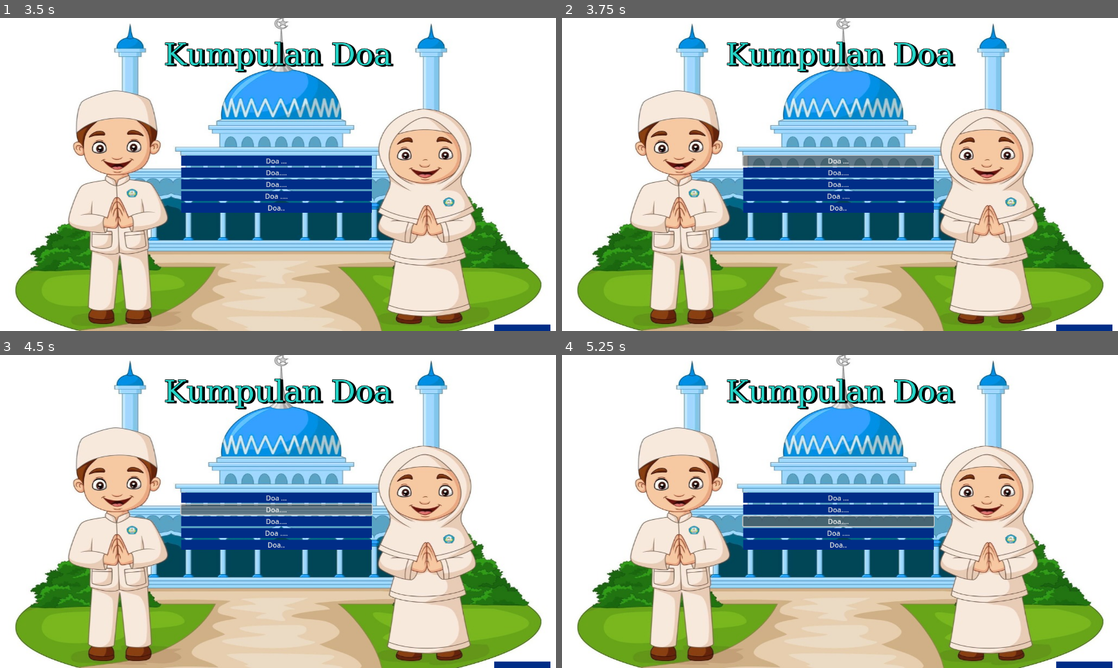
Above: before the commit, frames 1-4 (two rows, left to right).
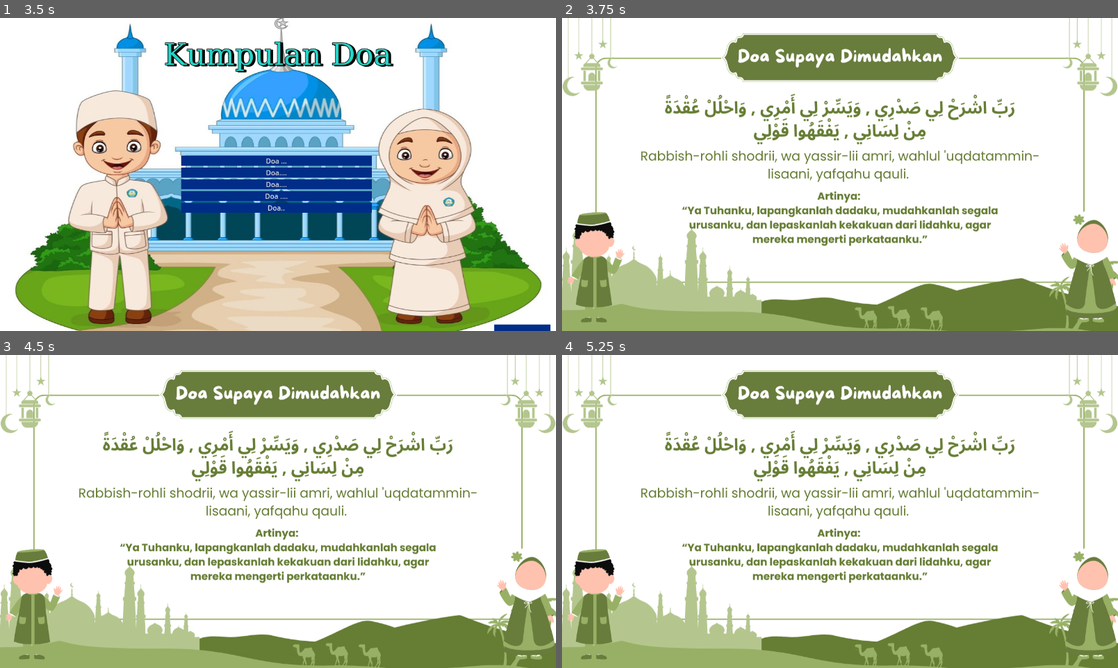
Above: after the commit, the same moments.

Repository: IlhamWakana/QuizSholat
Game: Godot game, scene res://scenes/main_menu.tscn
The game is run twice, just before and just after one commit, with the same random seed, the same clock (stepped at 60 frames per second) and the same inputs.
Inputs (mouse positions are in pixels of both pictures, inside the frame that each line leads up to):
- Up to frame 1 (3.5 s): click "MULAI" at 0.5 s; click "Quiz Sholat" at 1.25 s; click "Kembali Ke Menu" at 2 s; click "Doa Harian" at 2.75 s
- Up to frame 2 (3.75 s): click "Doa ..." at 3.5 s
- Up to frame 3 (4.5 s): click (278, 508) at 4.25 s, where only the run before the commit has a clickable "Doa...."
- Up to frame 4 (5.25 s): click (840, 520) at 5 s, where only the run before the commit has a clickable "Doa...."

Frame 1 is identical in both runs. In frame 2, 68% of the frame differs, in the area x 0-100%, y 0-100%; in frame 3, 68%; in frame 4, 68%.
Error in both runs: Trying to assign value of type 'Nil' to a variable of type 'Array'. (res://scenes/Main.gd:22)

Commit message:
Add files via upload

Diff:
--- /dev/null
+++ b/script/fadein.gd
@@ -0,0 +1,22 @@
+extends Node2D
+
+func _ready():
+	var anim = $AnimationPlayer
+	var track = anim.get_animation("intro_sequence")
+	if not track:
+		anim.add_animation("intro_sequence", Animation.new())
+		track = anim.get_animation("intro_sequence")
+
+	var gambar_list = [$gambar1, $gambar2, $gambar3]
+	for i in range(gambar_list.size()):
+		var g = gambar_list[i]
+		var start = i * 4.0
+		track.add_track(Animation.TYPE_VALUE)
+		track.track_set_path(track.get_track_count() - 1, g.get_path().to_subpath("modulate:a"))
+		var t = track.get_track_count() - 1
+		track.track_insert_key(t, start + 0.0, 0.0)
+		track.track_insert_key(t, start + 1.0, 1.0)
+		track.track_insert_key(t, start + 3.0, 1.0)
+		track.track_insert_key(t, start + 4.0, 0.0)
+
+	anim.play("intro_sequence")
--- a/script/kumpulan_doa.gd
+++ b/script/kumpulan_doa.gd
@@ -1,16 +1,19 @@
 extends Node
 
 func _on_button_pressed() -> void:
-	pass # Replace with function body.
+	get_tree().change_scene_to_file("res://scenes/kumpulan_doa/doa1.tscn")
 
 func _on_button_2_pressed() -> void:
-	pass # Replace with function body.
+	get_tree().change_scene_to_file("res://scenes/kumpulan_doa/doa2.tscn")
 
 func _on_button_3_pressed() -> void:
-	pass # Replace with function body.
+	get_tree().change_scene_to_file("res://scenes/kumpulan_doa/doa3.tscn")
 
 func _on_button_4_pressed() -> void:
-	pass # Replace with function body.
+	get_tree().change_scene_to_file("res://scenes/kumpulan_doa/doa4.tscn")
 
 func _on_button_5_pressed() -> void:
-	pass # Replace with function body.
+	get_tree().change_scene_to_file("res://scenes/kumpulan_doa/doa5.tscn")
+
+func _on_buttonkembali_pressed():
+	get_tree().change_scene_to_file("res://scenes/Main.tscn")
Not shown, added: script/fadein.gd.uid
